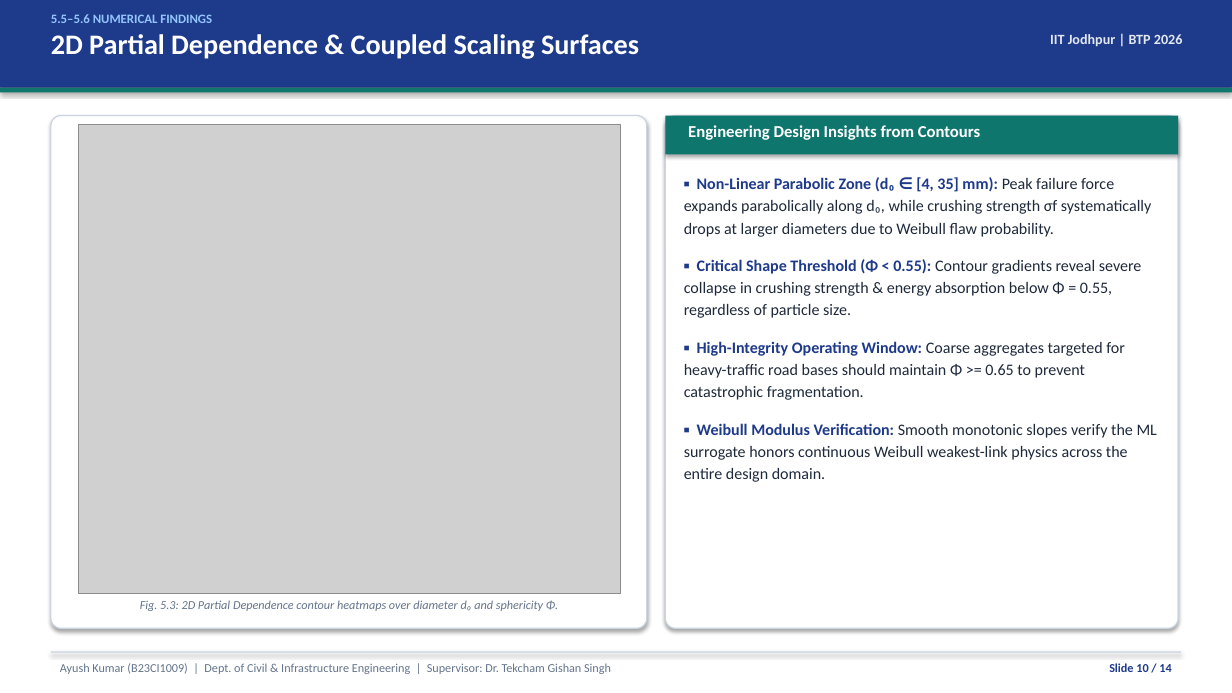
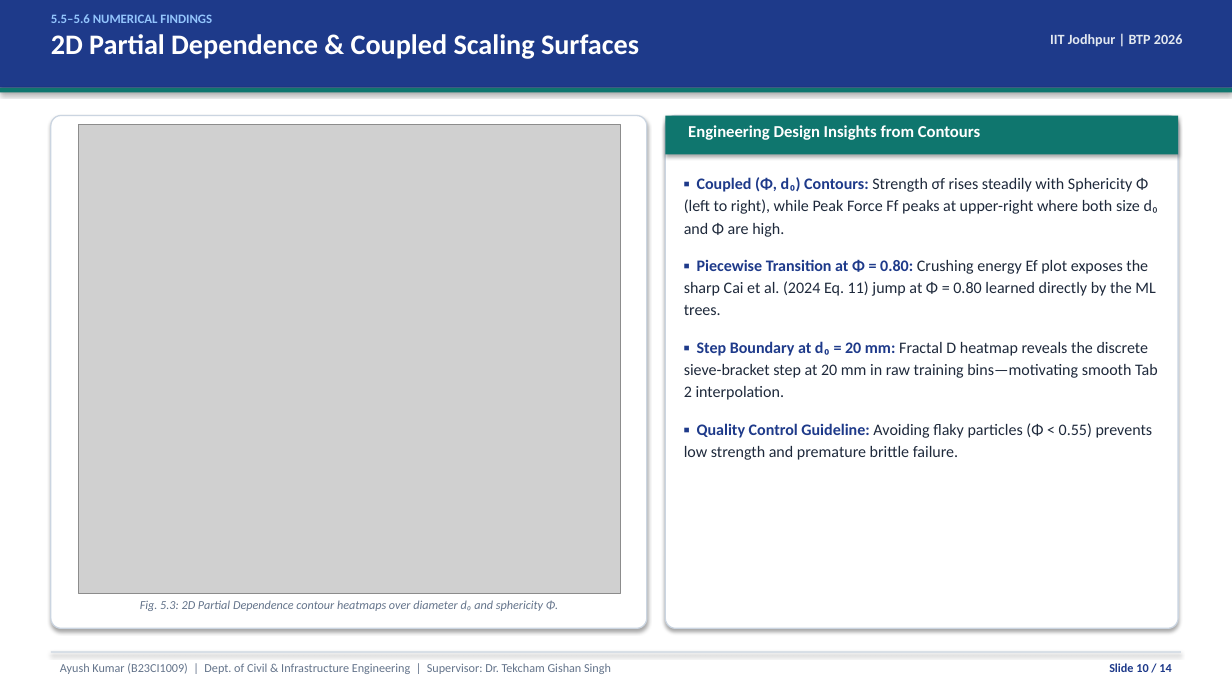
Before and after one commit to AyushhKumaar/BTP-Aggregate-ML, a slide deck: slide 10 of docs/BTP_IITJ_Presentation.pptx. Drawn at 1232x693 pixels with LibreOffice and Linux fonts; fonts in the diff are those of the drawing; grey boxes stand for pictures. Boxes give left, top, right and bottom in pixels: in the first picture for what was removed or moved away, otherwise in the second. Text is boxed around its words. In the diff, an @@ line names an element or a change of style, - is before the commit and + after.

```diff
--- a/docs/BTP_IITJ_Presentation.pptx
+++ b/docs/BTP_IITJ_Presentation.pptx
@@ text at box(684, 177, 1159, 460): text changed @@
-▪ Non-Linear Parabolic Zone (d₀ ∈ [4, 35] mm): Peak failure force expands parabolically along d₀, while crushing strength σf systematically drops at larger diameters due to Weibull flaw probability.
-▪ Critical Shape Threshold (Φ < 0.55): Contour gradients reveal severe collapse in crushing strength & energy absorption below Φ = 0.55, regardless of particle size.
-▪ High-Integrity Operating Window: Coarse aggregates targeted for heavy-traffic road bases should maintain Φ >= 0.65 to prevent catastrophic fragmentation.
-▪ Weibull Modulus Verification: Smooth monotonic slopes verify the ML surrogate honors continuous Weibull weakest-link physics across the entire design domain.
+▪ Coupled (Φ, d₀) Contours: Strength σf rises steadily with Sphericity Φ (left to right), while Peak Force Ff peaks at upper-right where both size d₀ and Φ are high.
+▪ Piecewise Transition at Φ = 0.80: Crushing energy Ef plot exposes the sharp Cai et al. (2024 Eq. 11) jump at Φ = 0.80 learned directly by the ML trees.
+▪ Step Boundary at d₀ = 20 mm: Fractal D heatmap reveals the discrete sieve-bracket step at 20 mm in raw training bins—motivating smooth Tab 2 interpolation.
+▪ Quality Control Guideline: Avoiding flaky particles (Φ < 0.55) prevents low strength and premature brittle failure.
```
Also in this commit, not shown: 11 other slides changed, 11 other files.
